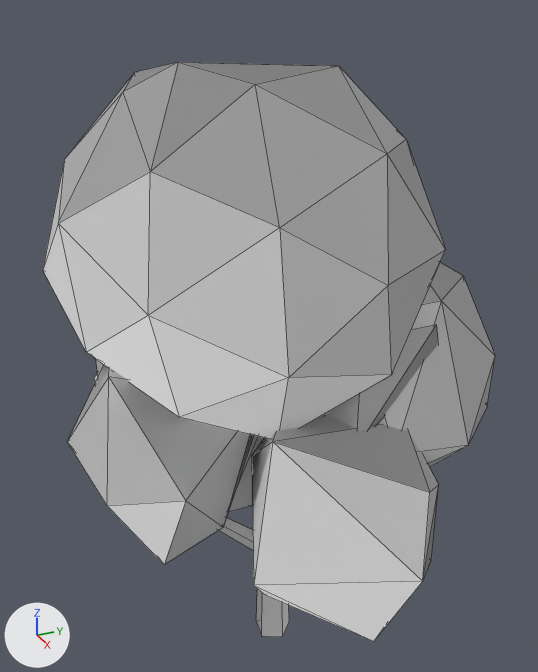
A saved change to the FBX model Assets/Resources/Models/tree/tree-lime_low.fbx.
Both versions are drawn from a camera (50 mm lens) standing at (5.98, -2.76, 6.81) and looking at (-0.25, 0.04, 3.69). Arrows for +X, +Y and +Z are at lower left; the lights stay in place. Mesh edges are drawn as thin lines. Where no turn or scale is listed for an object, it has been applied to the vertices.
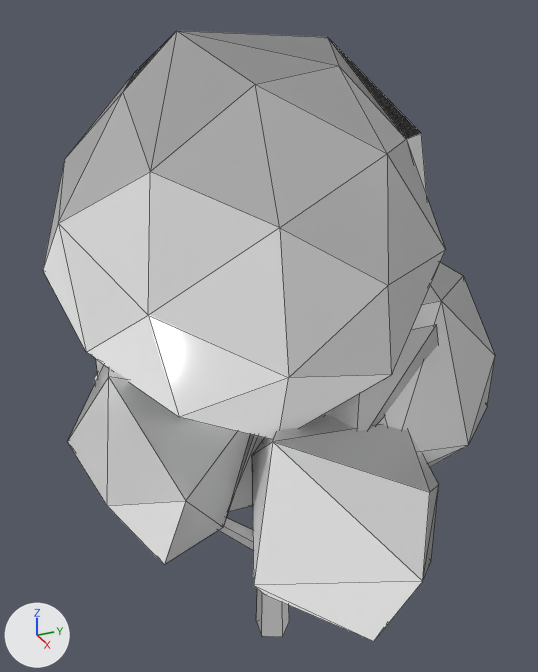
The newer file is also turned or shifted as a whole; pictures and numbers use the older file's frame.

What changed in the scene script:
```text
Add mat_material__35:
    mat_material__35 = principled_material('Material #35')
    mat_material__35.base_color = (1.0, 1.0, 1.0)  # white #ffffff
    mat_material__35.roughness = 0.1
Add mat_material__36:
    mat_material__36 = principled_material('Material #36')
    mat_material__36.base_color = (1.0, 1.0, 1.0)  # white #ffffff
    mat_material__36.roughness = 0.1
Change me_mesh:
    used by ob_object003; location = (0.0, 0.0, 0.0)
    verts and faces of me_mesh; kept vertices keep their numbers, new ones are numbered from 145
    before: 31 (-0.25, -0.78, 6.31) at pixel (178, 62), 38 (0.71, 0.85, 5.72) at pixel (406, 139), 53 (-0.79, 1.51, 5.29), 79 (-0.69, 0.84, 6.19), 121 (0.1, 1.61, 4.79)
    remove me_mesh.from_pydata(...)  # 145 vertices, 218 faces; spans x -2.28..2.33, y -2.03..2.48, z 0.02..6.31
    add me_mesh.from_pydata(...)  # 146 vertices, 220 faces; spans x -2.28..2.33, y -2.03..2.48, z 0.02..6.55
    me_mesh part 1
    add delete_faces([(38, 121, 79), (53, 79, 121)])
    add verts[31] = (-0.25, -0.78, 6.55)  # moved, pixel (176, 30)
    add verts[79] = (-0.69, 0.84, 6.45)  # moved, pixel (327, 37)
    add verts[145] = (-0.09, 1.57, 5.6)  # pixel (421, 133)
    add faces += [(38, 145, 79), (53, 79, 145), (38, 121, 145), (53, 145, 121)]  # mat_material__35 (white #ffffff)
    me_mesh part 2: 200 faces spanning x -2.28..2.33, y -2.03..2.48, z 1.5..6.55 switch from mat_35_green_medium (white #e7e7e7) to mat_material__35 (white #ffffff)
    me_mesh part 3: 16 faces spanning x -0.27..0.23, y -1.32..1.44, z 0.02..2.63 switch from mat_10_brown_dark (white #e7e7e7) to mat_material__36 (white #ffffff)
```

Boxes [x1, y1, x2, y2] around the edits, measured in the pictures (538 x 672 px):
'Object003', reshaped
    before: [43, 62, 495, 641]
    after: [43, 31, 495, 641]
part 1 of me_mesh, built on
    before: [123, 62, 335, 172]
    after: [123, 31, 427, 196]
part 2 of me_mesh, recoloured
    both: [43, 66, 495, 641]
part 3 of me_mesh, recoloured
    both: [218, 518, 289, 637]
